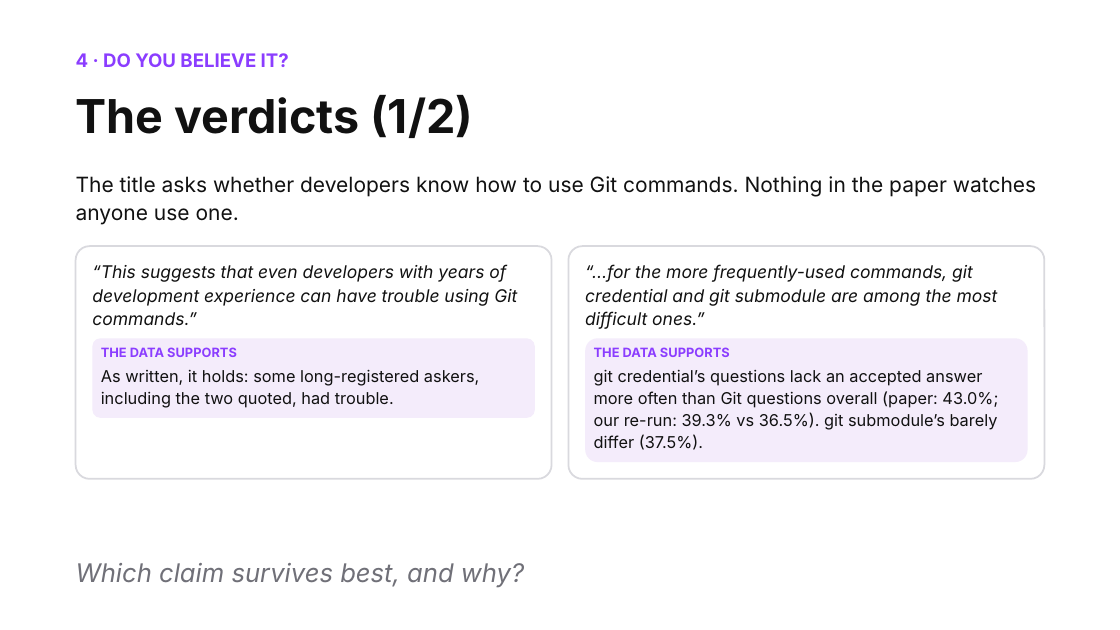
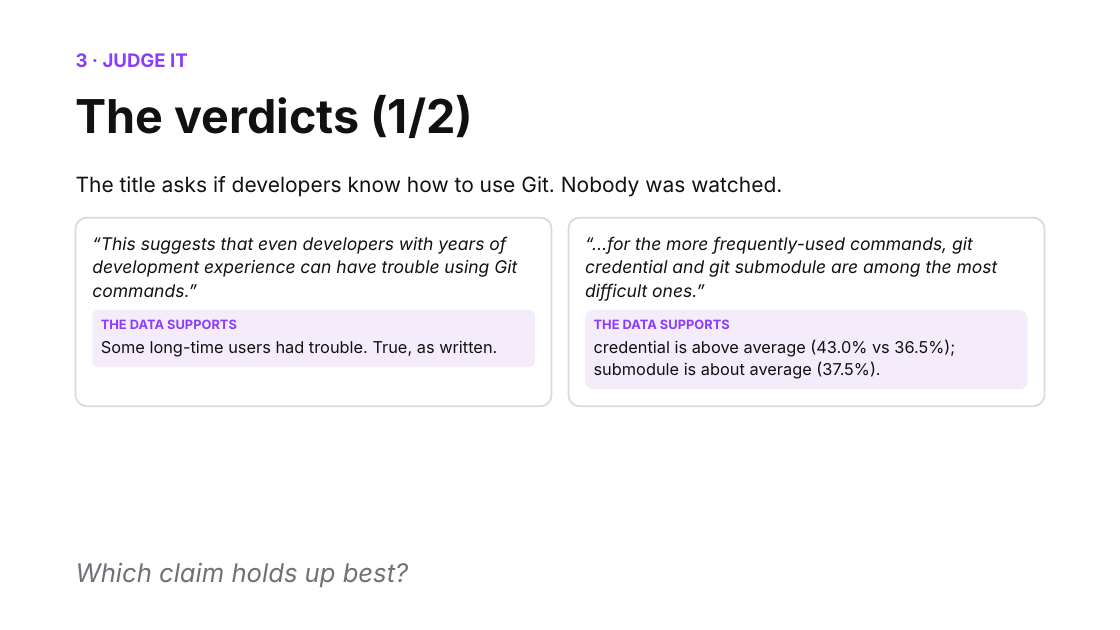
Before and after one commit to shubham3-ucb/cs294-pl, a slide deck: slide 17 of slides/thursday_app.pptx (slide 16 before the commit). Drawn at 1120x630 pixels with LibreOffice and Linux fonts; fonts in the diff are those of the drawing. Boxes give left, top, right and bottom in pixels: in the first picture for what was removed or moved away, otherwise in the second. Text is boxed around its words. In the diff, an @@ line names an element or a change of style, - is before the commit and + after.

```diff
--- a/slides/thursday_app.pptx
+++ b/slides/thursday_app.pptx
@@ text at [76, 53, 188, 67]: text changed @@
-4 · DO YOU BELIEVE IT?
+3 · JUDGE IT
@@ text at [76, 176, 782, 197]: text changed @@
-The title asks whether developers know how to use Git commands. Nothing in the paper watches anyone use one.
+The title asks if developers know how to use Git. Nobody was watched.
@@ rounded rectangle: place and size @@
-rounded rectangle at [76, 246, 552, 479]
+rounded rectangle at [76, 218, 552, 406]
@@ rounded rectangle: place and size @@
-rounded rectangle at [569, 246, 1045, 479]
+rounded rectangle at [569, 218, 1045, 406]
@@ rounded rectangle: place and size @@
-rounded rectangle at [92, 339, 535, 418]
+rounded rectangle at [92, 310, 535, 367]
@@ rounded rectangle: place and size @@
-rounded rectangle at [586, 339, 1028, 462]
+rounded rectangle at [586, 310, 1028, 390]
@@ 4 texts: place and size @@
-4 texts at [92, 264, 998, 357]
+4 texts at [92, 236, 998, 329]
@@ text at [101, 341, 497, 357]: text changed @@
-As written, it holds: some long-registered askers, including the two quoted, had trouble.
+Some long-time users had trouble. True, as written.
@@ text at [594, 340, 955, 379]: text changed @@
-git credential’s questions lack an accepted answer more often than Git questions overall (paper: 43.0%; our re-run: 39.3% vs 36.5%). git submodule’s barely differ (37.5%).
+credential is above average (43.0% vs 36.5%); submodule is about average (37.5%).
@@ text at [76, 563, 408, 587]: text changed @@
-Which claim survives best, and why?
+Which claim holds up best?
```
Also in this commit, not shown: 15 other slides changed, 5 slides added, 5 slides removed, 15 other files.
